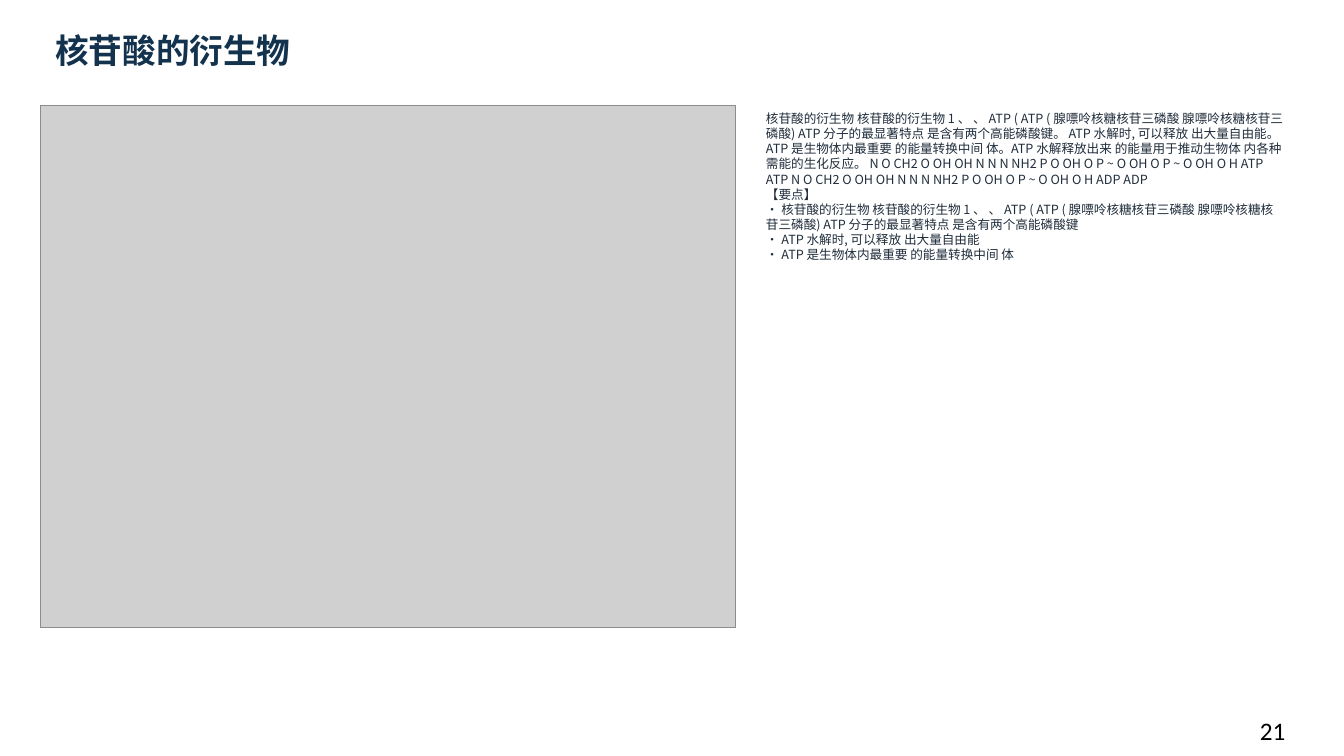
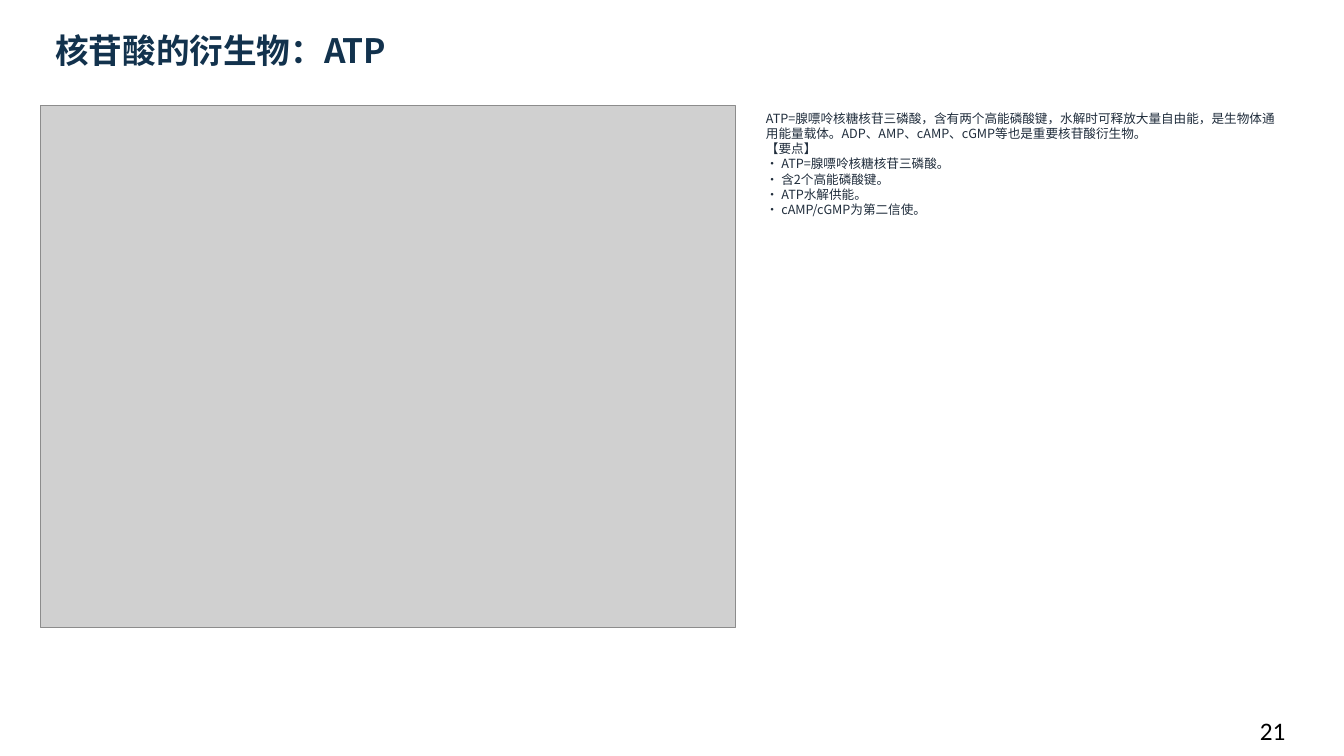
Before and after one commit to newkan-li/Biochemistry, a slide deck: slide 21 of downloads/bc11-ai-style.pptx. Drawn at 1344x756 pixels with LibreOffice and Linux fonts; fonts in the diff are those of the drawing; grey boxes stand for pictures. Boxes give left, top, right and bottom in pixels: in the first picture for what was removed or moved away, otherwise in the second. Text is boxed around its words. In the diff, an @@ line names an element or a change of style, - is before the commit and + after.

```diff
--- a/downloads/bc11-ai-style.pptx
+++ b/downloads/bc11-ai-style.pptx
@@ text at (x1=55, y1=34, x2=386, y2=66): text changed @@
-核苷酸的衍生物
+核苷酸的衍生物：ATP
@@ text at (x1=766, y1=112, x2=1275, y2=216): text changed @@
-核苷酸的衍生物 核苷酸的衍生物 1 、 、 ATP ( ATP ( 腺嘌呤核糖核苷三磷酸 腺嘌呤核糖核苷三磷酸) ATP 分子的最显著特点 是含有两个高能磷酸键。 ATP 水解时, 可以释放 出大量自由能。 ATP 是生物体内最重要 的能量转换中间 体。ATP 水解释放出来 的能量用于推动生物体 内各种需能的生化反应。 N O CH2 O OH OH N N N NH2 P O OH O P ~ O OH O P ~ O OH O H ATP ATP N O CH2 O OH OH N N N NH2 P O OH O P ~ O OH O H ADP ADP
-【要点】
-• 核苷酸的衍生物 核苷酸的衍生物 1 、 、 ATP ( ATP ( 腺嘌呤核糖核苷三磷酸 腺嘌呤核糖核苷三磷酸) ATP 分子的最显著特点 是含有两个高能磷酸键
-• ATP 水解时, 可以释放 出大量自由能
-• ATP 是生物体内最重要 的能量转换中间 体
+ATP=腺嘌呤核糖核苷三磷酸，含有两个高能磷酸键，水解时可释放大量自由能，是生物体通用能量载体。ADP、AMP、cAMP、cGMP等也是重要核苷酸衍生物。
+【要点】
+• ATP=腺嘌呤核糖核苷三磷酸。
+• 含2个高能磷酸键。
+• ATP水解供能。
+• cAMP/cGMP为第二信使。
```
Also in this commit, not shown: 28 other slides changed, 6 other files.
